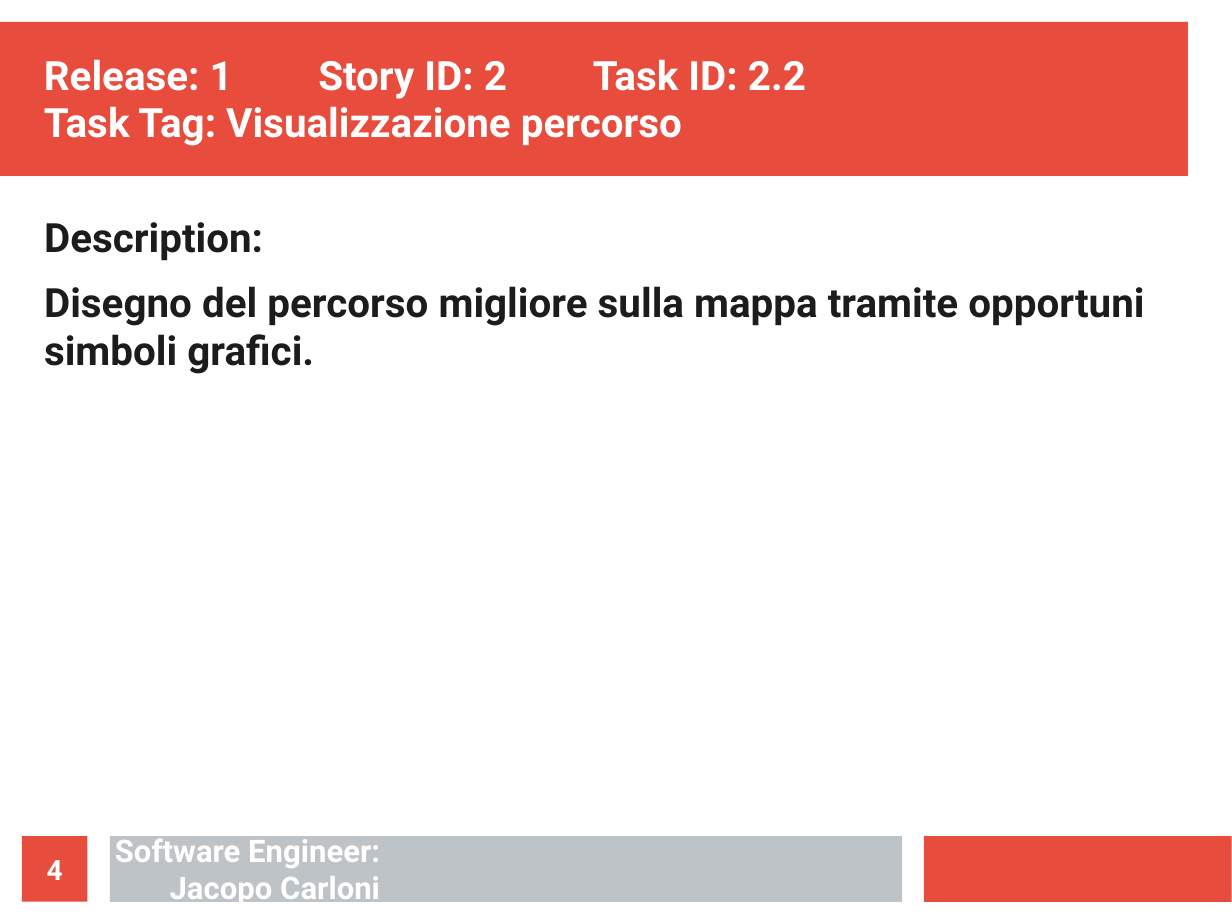
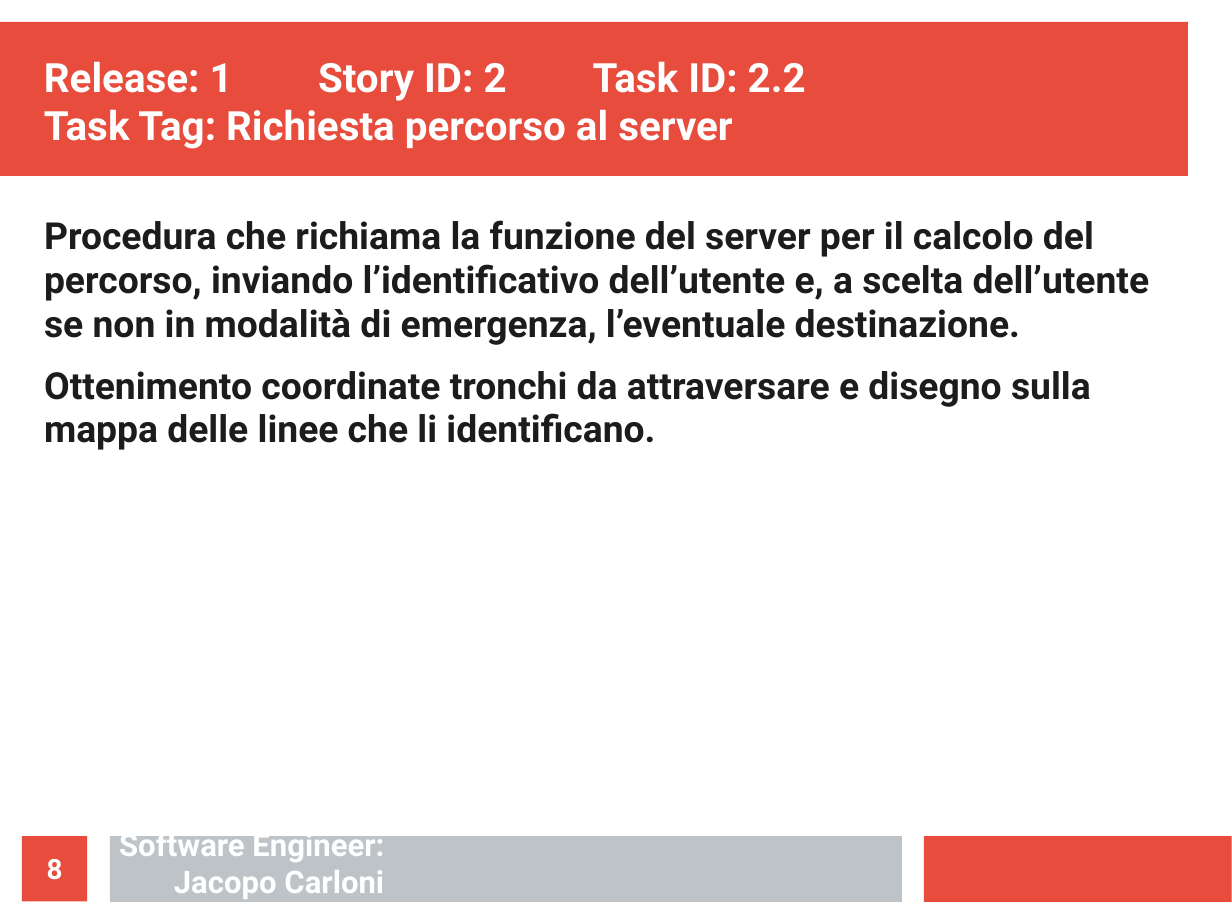
Before and after one commit to ecorradini/ProgettoIDS, a slide deck: slide 8 of AnalisiRequisiti/TaskGestioneMappe.ppt (slide 4 before the commit). Drawn at 1232x924 pixels with LibreOffice and Linux fonts; fonts in the diff are those of the drawing. Boxes give left, top, right and bottom in pixels: in the first picture for what was removed or moved away, otherwise in the second. Text is boxed around its words. In the diff, an @@ line names an element or a change of style, - is before the commit and + after.

Commit message:
TASK

```diff
--- a/AnalisiRequisiti/TaskGestioneMappe.ppt
+++ b/AnalisiRequisiti/TaskGestioneMappe.ppt
@@ text at (44,61,806,149): text changed @@
-Release: 1 Story ID: 2 Task ID: 2.2
-Task Tag: Visualizzazione percorso
+Release: 1 Story ID: 2 Task ID: 2.2
+Task Tag: Richiesta percorso al server
@@ text at (44,220,1149,450): text changed; size 26 to 24 pt @@
-Description:
-Disegno del percorso migliore sulla mappa tramite opportuni simboli grafici.
+Procedura che richiama la funzione del server per il calcolo del percorso, inviando l’identificativo dell’utente e, a scelta dell’utente se non in modalità di emergenza, l’eventuale destinazione.
+Ottenimento coordinate tronchi da attraversare e disegno sulla mappa delle linee che li identificano.
@@ text "Software Engineer: Jacopo Carloni": place and size @@
-text "Software Engineer: Jacopo Carloni" at (115,834,380,906)
+text "Software Engineer: Jacopo Carloni" at (119,828,384,899)
@@ page number at (47,859,63,880): text changed @@
-4
+8
```
Also in this commit, not shown: 2 other slides changed, 6 slides added, 1 slide removed, 2 other files.
